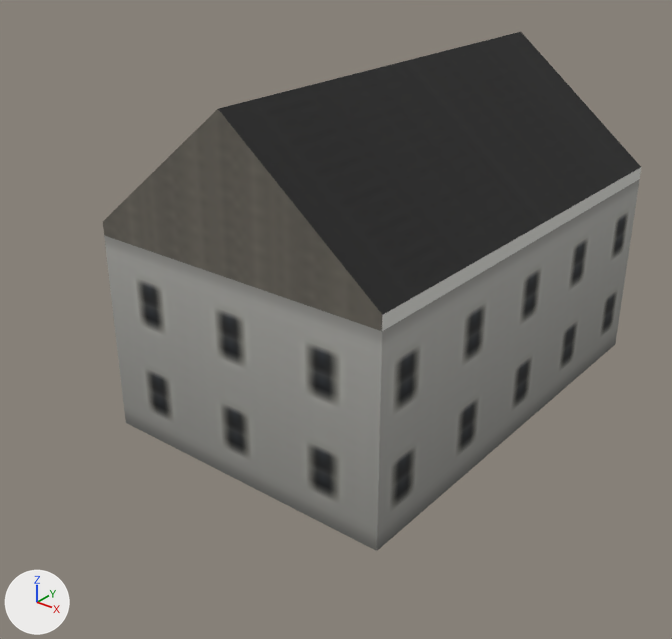
The glTF model assets/coronado_kit/buildings/houses/cape_large/house_cape_large_far.glb: old version first, new version second.
The view is the same before and after, from a camera (50 mm lens) standing at (16.2, -23.2, 16.0) and looking at (-0.1, -2.8, 3.4). The axes (+X, +Y, +Z) are drawn at lower left. The lights are the same throughout. The older version comes first. Vertices at exactly the same position are counted once.

In view in the first picture: 'house_cape_large_far'.
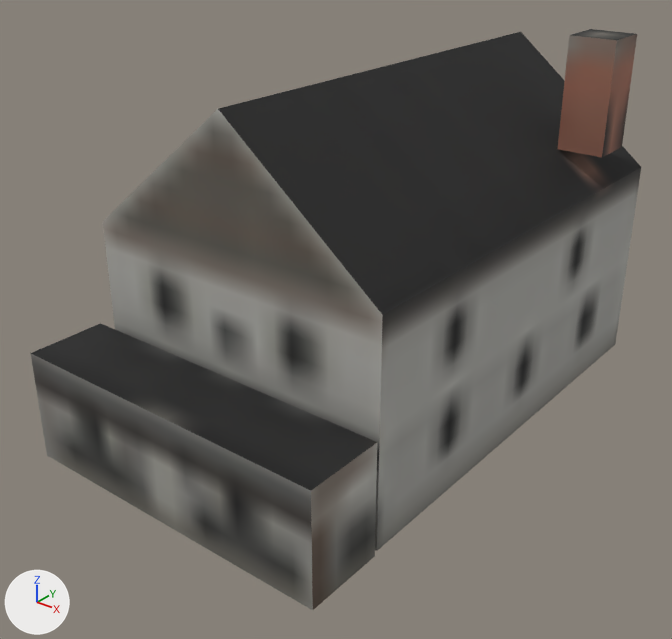
The change, as a diff of the scene's bpy script:
```diff
--- a/assets/coronado_kit/buildings/houses/cape_large/house_cape_large_far.glb.py
+++ b/assets/coronado_kit/buildings/houses/cape_large/house_cape_large_far.glb.py
@@ img_bld_lod_color_png @@
+img_bld_lod_color_png = load_image('bld_lod_color.png', '../../../textures/bld_lod_color.png', 2048, 2048, 'sRGB')
@@ mat_bld_far @@
 n0 = _N.new('ShaderNodeBsdfPrincipled'); n0.name = 'Principled BSDF'
-n0.inputs[2].default_value = 0.9  # 'Roughness'
+n0.inputs[2].default_value = 0.85  # 'Roughness'
 n1 = _N.new('ShaderNodeOutputMaterial'); n1.name = 'Material Output'
@@ mat_bld_far @@
 n4 = _N.new('ShaderNodeTexImage'); n4.name = 'Image Texture'
-n4.image = img_far_color_png
+n4.image = img_bld_lod_color_png
+n4.extension = 'EXTEND'
 _L.new(n0.outputs[0], n1.inputs[0])  # 'BSDF' to 'Surface'
@@ me_house_cape_large_far @@
 # used by ob_house_cape_large_far; location = (0.0, 0.0, 0.0)
-me_house_cape_large_far.from_pydata(...)  # 18 vertices, 30 faces; spans x -5.0..5.0, y -7.5..7.5, z 0.0..10.8
+me_house_cape_large_far.from_pydata(...)  # 34 vertices, 50 faces; spans x -5.4..5.1, y -10.2..7.5, z 0.0..11.5
+# me_house_cape_large_far part 1
+# 8 vertices are added at x -5.4..5.1, y -10.2..5.3, z 0.0..8.0
+# 8 new vertices lie (0.0, 0.0, 3.5) away from vertices in x -5.4..5.1, y -10.2..5.3, z 0.0..8.0
+# 20 new faces join them
+# me_house_cape_large_far part 2: 30 kept faces spanning x -5.0..5.0, y -7.5..7.5, z 0.0..10.8 get new texture (UV) coordinates
+# me_house_cape_large_far part 3: 18 kept faces spanning x -5.0..5.0, y -7.5..7.5, z 0.0..10.8 get new vertex colours
 me_house_cape_large_far.materials.append(mat_bld_far)
```

What differs and where, as boxes (x1, y1, x2, y2) in the pictures (672 x 639 px):
'house_cape_large_far', surface changed, reshaped (13% wider, 12% taller)
    before: (103, 32, 641, 551)
    after: (31, 29, 641, 610)
part 1 of me_house_cape_large_far, added
    after: (31, 29, 637, 610)
part 2 of me_house_cape_large_far, surface changed
    both: (103, 78, 641, 551)
part 3 of me_house_cape_large_far, recoloured
    both: (103, 109, 640, 551)
